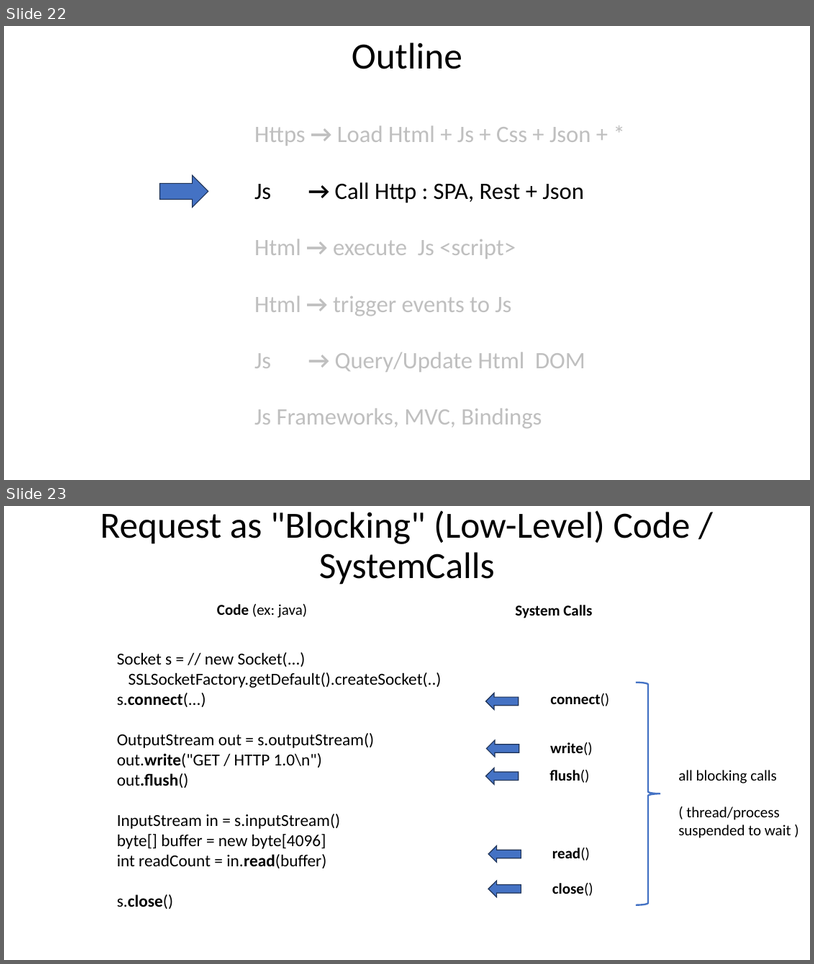
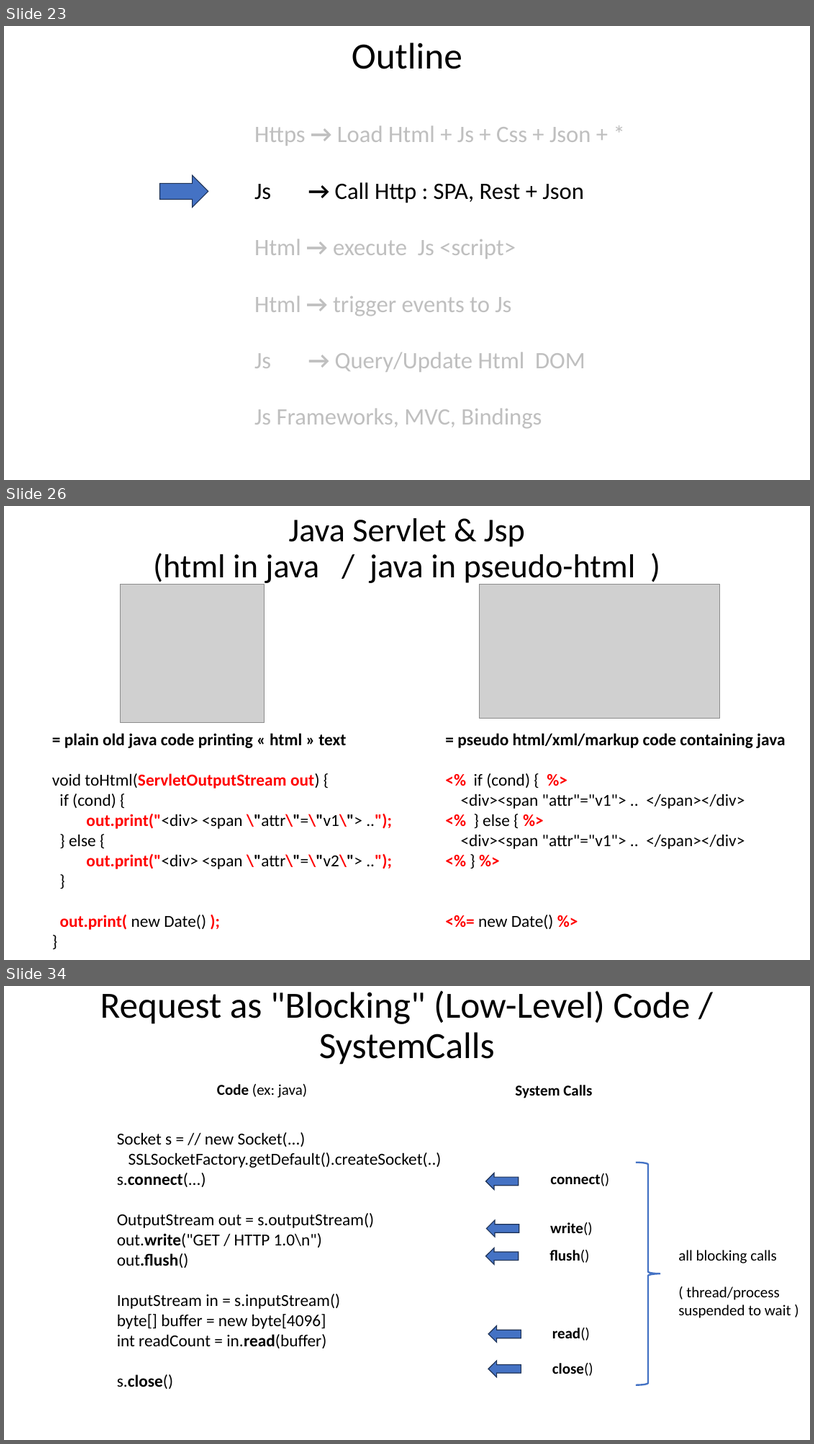
Before and after one commit to Arnaud-Nauwynck/presentations, a slide deck: web/Web-Interactions-http-html-js.pptx. Shown one above the other, each under a label of ours: slides 22 and 23 before the commit, slides 23, 26 and 34 after it; the slides between them are not shown. The pictures are 814x964 and 814x1444 pixels, drawn with LibreOffice and Linux fonts; fonts in the diff are those of the drawing; grey boxes stand for pictures. Boxes give left, top, right and bottom in pixels: in the first picture for what was removed or moved away, otherwise in the second. Text is boxed around its words. In the diff, an @@ line names an element or a change of style, - is before the commit and + after.

```diff
--- a/web/Web-Interactions-http-html-js.pptx
+++ b/web/Web-Interactions-http-html-js.pptx
@@ slide 26 added at [4,506,810,960], background #FFFFFF @@
@@ title added at [153,518,636,585], 39.6 pt, text #000000 @@
+Java Servlet & Jsp
+(html in java / java in pseudo-html )
@@ picture added at [120,584,265,723] @@
@@ picture added at [480,584,720,718] @@
@@ text added at [52,733,363,929], 20 pt, text #000000, bold @@
+= plain old java code printing « html » text
+void toHtml(ServletOutputStream out) {
+if (cond) {
+out.print("<div> <span \"attr\"=\"v1\"> ..");
+} else {
+out.print("<div> <span \"attr\"=\"v2\"> ..");
+}
+out.print( new Date() );
+}
@@ text added at [458,733,785,929], 20 pt, text #000000 @@
+= pseudo html/xml/markup code containing java
+<% if (cond) { %>
+<div><span "attr"="v1"> .. </span></div>
+<% } else { %>
+<div><span "attr"="v1"> .. </span></div>
+<% } %>
+<%= new Date() %>
@@ what was slide 22 is now slide 23 @@
@@ what was slide 23 is now slide 34 @@
```
Also in this commit, not shown: 9 other slides added, 1 other file.
